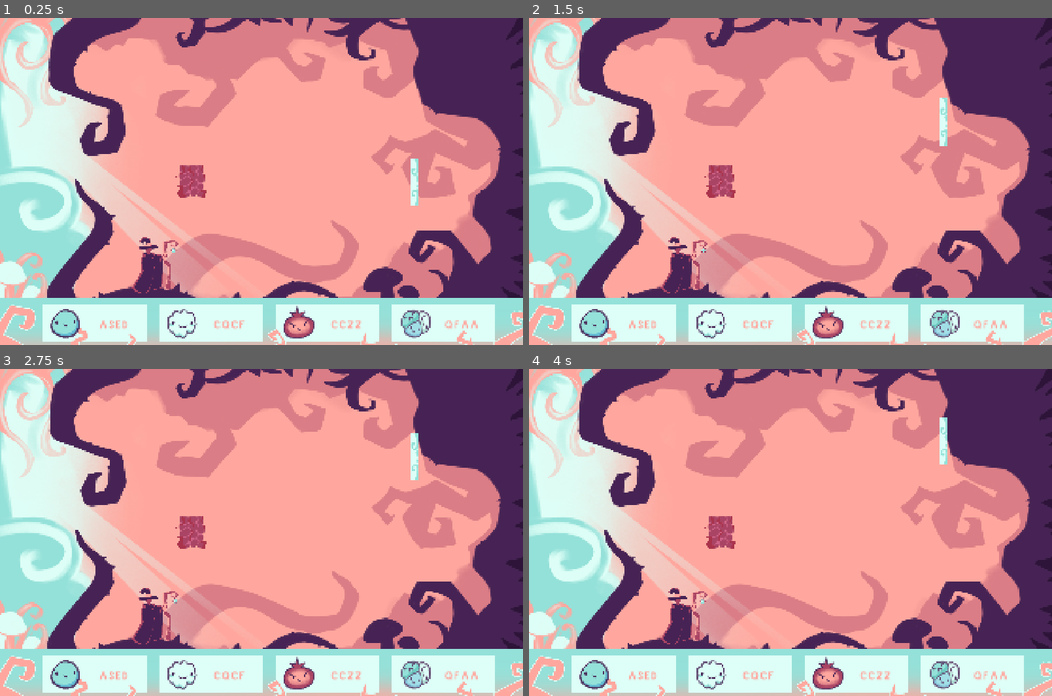
Above: before the commit, frames 1-4 (two rows, left to right).
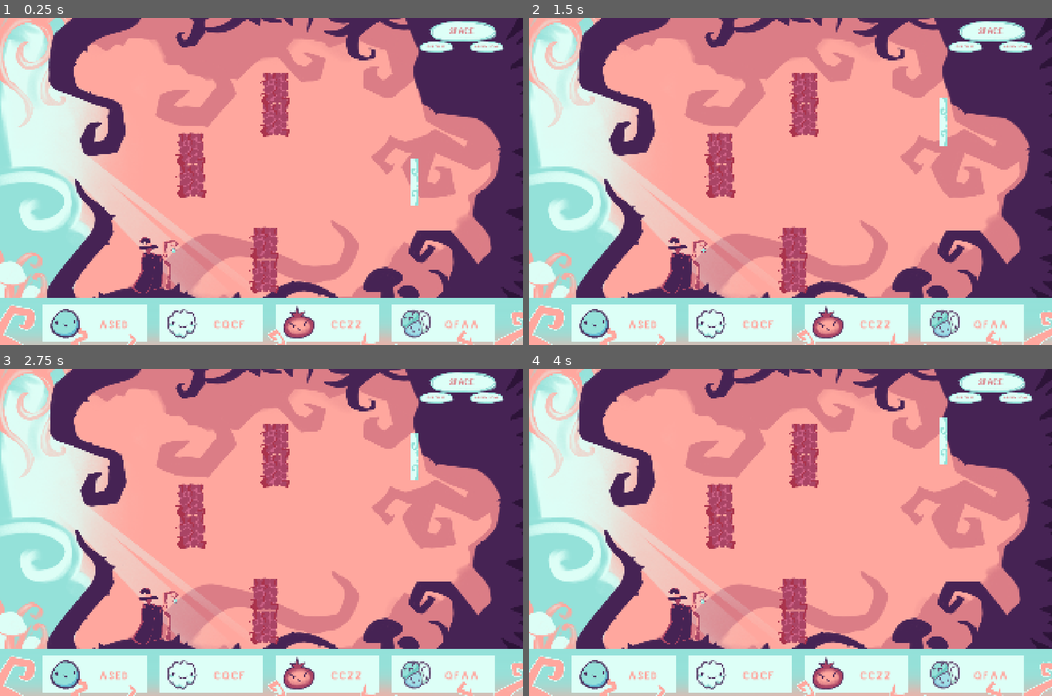
Above: after the commit, the same moments.

Repository: EmberDragons/Blobing
Game: Godot game, scene res://scenes/main.tscn
Two runs of this game, one before a commit and one after it. Both use one fixed random seed, a clock stepped at 60 frames per second and the inputs below. The engine's default icon, where the game draws it, is replaced by a stand-in: a white triangle on a blue panel in a dark square.
Inputs (mouse positions are in pixels of both pictures, inside the frame that each line leads up to):
- Up to frame 1 (0.25 s): no input
- Up to frame 2 (1.5 s): tap Enter at 0.5 s; move the mouse to (905, 165) at 0.52 s; hold Up (ui_up) 0.53-1.28 s; hold Space (activate) 0.53-1.28 s; click (905, 165) at 0.67 s; move the mouse to (685, 197) at 1.27 s; hold Down (ui_down) from 1.28 s (still down); tap Space (activate) at 1.35 s
- Up to frame 3 (2.75 s): tap Space (activate) at 2 s; move the mouse to (313, 460) at 2.02 s; release Down (ui_down) at 2.03 s; hold Up (ui_up) from 2.03 s (still down); hold Space (activate) from 2.03 s (still down)
- Up to frame 4 (4 s): move the mouse to (764, 597) at 2.77 s; release Space (activate) at 2.78 s; tap Space (activate) at 2.85 s; click (764, 597) at 2.92 s; move the mouse to (947, 581) at 3.52 s; release Up (ui_up) at 3.53 s; hold Down (ui_down) from 3.53 s (still down); hold Space (activate) from 3.53 s (still down)

The runs differ from the first frame. In frame 1, 3.3% of the frame differs, in the area x 33-97%, y 1-85%; in frame 2, 3.3%; in frame 3, 3.3%; in frame 4, 3.3%.

Commit message:
ihcewjkwkw

Diff:
--- a/new-game-project/project.godot
+++ b/new-game-project/project.godot
@@ -10,10 +10,10 @@
 
 [application]
 
-config/name="New Game Project"
+config/name="Magic Blobbing"
 run/main_scene="res://scenes/main.tscn"
 config/features=PackedStringArray("4.7", "GL Compatibility")
-config/icon="res://icon.svg"
+config/icon="uid://cofp81g2c36ao"
 
 [autoload]
 
--- /dev/null
+++ b/new-game-project/scenes/level_2.tscn
@@ -0,0 +1,226 @@
+[gd_scene format=3 uid="uid://caeme40hjakx7"]
+
+[ext_resource type="AudioStream" uid="uid://cx5cjp1pr2oqj" path="res://art/sound/blob.mp3" id="1_bv48q"]
+[ext_resource type="Texture2D" uid="uid://5v4sq37dqi8o" path="res://art/bg/IMG_6977.png" id="2_k22d5"]
+[ext_resource type="Script" uid="uid://d1ahccofte7rn" path="res://scripts/cam_sway.gd" id="3_k6a82"]
+[ext_resource type="Texture2D" uid="uid://dha6nta2bxt54" path="res://art/bg/IMG_6975.png" id="4_1sb0y"]
+[ext_resource type="Texture2D" uid="uid://bb7ll5i1qa6w0" path="res://art/bg/IMG_6976.png" id="5_vhnap"]
+[ext_resource type="PackedScene" uid="uid://c6vj7t8ep4uhc" path="res://gameObject/magician.tscn" id="6_vwfin"]
+[ext_resource type="PackedScene" uid="uid://dr1mq8ufymbhc" path="res://gameObject/blob type/big.tscn" id="7_63d2t"]
+[ext_resource type="PackedScene" uid="uid://bkbwhawm0cdv2" path="res://gameObject/blob type/fire.tscn" id="8_va6c3"]
+[ext_resource type="PackedScene" uid="uid://d4m0y0t8te6l4" path="res://gameObject/blob type/fluffy.tscn" id="9_pc3at"]
+[ext_resource type="PackedScene" uid="uid://bp4t7li86usdm" path="res://gameObject/blob type/gravity.tscn" id="10_bgibu"]
+[ext_resource type="PackedScene" uid="uid://np0npwj27ru4" path="res://gameObject/blob type/normal.tscn" id="11_73m23"]
+[ext_resource type="PackedScene" uid="uid://dolv2l0bo0731" path="res://gameObject/blob type/triple.tscn" id="12_45kkt"]
+[ext_resource type="PackedScene" uid="uid://dkh2s285bh32u" path="res://gameObject/player.tscn" id="13_taw0e"]
+[ext_resource type="PackedScene" uid="uid://bsbtpp84pdo2k" path="res://UI/ui.tscn" id="14_7egwj"]
+[ext_resource type="PackedScene" uid="uid://cv6634q6hcp7e" path="res://gameObject/kill_zone.tscn" id="15_nquw4"]
+[ext_resource type="PackedScene" uid="uid://crw4rmtamfyyy" path="res://gameObject/win_zone.tscn" id="16_3buw8"]
+[ext_resource type="PackedScene" uid="uid://clurwpaw7qc3t" path="res://gameObject/vines.tscn" id="17_vwjju"]
+[ext_resource type="Texture2D" uid="uid://gh1gmxmtkgt7" path="res://art/button.png" id="18_rur20"]
+[ext_resource type="FontFile" uid="uid://b0lct4a1cm3hn" path="res://fonts/MyCustomFont.ttf" id="19_srjk8"]
+
+[sub_resource type="WorldBoundaryShape2D" id="WorldBoundaryShape2D_kq4oe"]
+distance = -119.83571
+
+[sub_resource type="RectangleShape2D" id="RectangleShape2D_lfe4j"]
+size = Vector2(29.11737, 37.33292)
+
+[sub_resource type="WorldBoundaryShape2D" id="WorldBoundaryShape2D_a8y0u"]
+normal = Vector2(0, 1)
+
+[sub_resource type="RectangleShape2D" id="RectangleShape2D_hdlqr"]
+size = Vector2(97.5651, 22.468706)
+
+[sub_resource type="RectangleShape2D" id="RectangleShape2D_kq4oe"]
+size = Vector2(117, 451)
+
+[sub_resource type="LabelSettings" id="LabelSettings_kq4oe"]
+font = ExtResource("19_srjk8")
+font_size = 32
+font_color = Color(0.85882354, 0.49019608, 0.5254902, 1)
+
+[sub_resource type="LabelSettings" id="LabelSettings_lfe4j"]
+font = ExtResource("19_srjk8")
+font_size = 14
+font_color = Color(0.85882354, 0.49019608, 0.5254902, 1)
+
+[node name="scene2" type="Node2D" unique_id=1097035717]
+
+[node name="music" type="AudioStreamPlayer" parent="." unique_id=1960686319]
+volume_db = -4.0
+autoplay = true
+
+[node name="blob" type="AudioStreamPlayer" parent="." unique_id=1707155068]
+stream = ExtResource("1_bv48q")
+
+[node name="art" type="Node2D" parent="." unique_id=2034347029]
+position = Vector2(0, 18)
+
+[node name="bg" type="Sprite2D" parent="art" unique_id=1316790238]
+position = Vector2(0, -97)
+texture = ExtResource("2_k22d5")
+script = ExtResource("3_k6a82")
+
+[node name="bg2" type="Sprite2D" parent="art" unique_id=1819905164]
+position = Vector2(0, -97)
+texture = ExtResource("4_1sb0y")
+
+[node name="Sprite2D" type="Sprite2D" parent="art" unique_id=2137831404]
+position = Vector2(-5, -97)
+texture = ExtResource("5_vhnap")
+script = ExtResource("3_k6a82")
+
+[node name="magician" parent="." unique_id=1446377657 instance=ExtResource("6_vwfin")]
+position = Vector2(-387, 308)
+blobs_prefab = [ExtResource("7_63d2t"), ExtResource("8_va6c3"), ExtResource("9_pc3at"), ExtResource("10_bgibu"), ExtResource("11_73m23"), ExtResource("12_45kkt")]
+
+[node name="player" parent="." unique_id=1650298364 instance=ExtResource("13_taw0e")]
+position = Vector2(553, 0)
+
+[node name="cam" type="Camera2D" parent="." unique_id=2026114329]
+
+[node name="UI" parent="." unique_id=1098849353 node_paths=PackedStringArray("magician") instance=ExtResource("14_7egwj")]
+offset_left = -1.0
+offset_top = 34.0
+offset_right = 39.0
+offset_bottom = 74.0
+scale = Vector2(1.175, 1.175)
+magician = NodePath("../magician")
+metadata/_edit_use_anchors_ = true
+
+[node name="kill_zone" parent="." unique_id=1597284461 instance=ExtResource("15_nquw4")]
+visible = false
+position = Vector2(1093, -78)
+scale = Vector2(2.76, 8.519999)
+
+[node name="win_zone" parent="." unique_id=824333999 instance=ExtResource("16_3buw8")]
+visible = false
+position = Vector2(-869.00006, 2.9999695)
+scale = Vector2(2.372068, 4.636084)
+
+[node name="vines" parent="." unique_id=1567880060 instance=ExtResource("17_vwjju")]
+position = Vector2(-256, -3)
+
+[node name="collisions" type="Node" parent="." unique_id=871852606]
+
+[node name="StaticBody2D" type="StaticBody2D" parent="collisions" unique_id=331621359]
+position = Vector2(0, 18)
+
+[node name="CollisionShape2D2" type="CollisionShape2D" parent="collisions/StaticBody2D" unique_id=163506090]
+position = Vector2(0, -613)
+scale = Vector2(2.76, 8.519999)
+shape = SubResource("WorldBoundaryShape2D_kq4oe")
+
+[node name="StaticBody2D2" type="StaticBody2D" parent="collisions" unique_id=31795827]
+position = Vector2(-756, 164)
+
+[node name="CollisionShape2D2" type="CollisionShape2D" parent="collisions/StaticBody2D2" unique_id=1337887333]
+position = Vector2(163.00006, -718)
+rotation = 1.0931723
+scale = Vector2(2.76, 8.519999)
+shape = SubResource("RectangleShape2D_lfe4j")
+
+[node name="StaticBody2D4" type="StaticBody2D" parent="collisions" unique_id=1841317263]
+position = Vector2(-203, 11)
+
+[node name="CollisionShape2D2" type="CollisionShape2D" parent="collisions/StaticBody2D4" unique_id=756369535]
+position = Vector2(0, -613)
+scale = Vector2(2.76, 8.519999)
+shape = SubResource("WorldBoundaryShape2D_a8y0u")
+
+[node name="StaticBody2D5" type="StaticBody2D" parent="collisions" unique_id=26707539]
+position = Vector2(-150.00002, 53.000004)
+rotation = -1.0907229
+
+[node name="CollisionShape2D2" type="CollisionShape2D" parent="collisions/StaticBody2D5" unique_id=198050400]
+position = Vector2(163.00006, -718)
+rotation = 1.0931723
+scale = Vector2(2.76, 8.519999)
+shape = SubResource("RectangleShape2D_lfe4j")
+
+[node name="StaticBody2D6" type="StaticBody2D" parent="collisions" unique_id=1345733326]
+position = Vector2(-81.000015, 300)
+rotation = -1.0907229
+
+[node name="CollisionShape2D2" type="CollisionShape2D" parent="collisions/StaticBody2D6" unique_id=1541770656]
+position = Vector2(220.59436, -728.9457)
+rotation = 1.6014814
+scale = Vector2(2.76, 8.520001)
+shape = SubResource("RectangleShape2D_hdlqr")
+
+[node name="StaticBody2D3" type="StaticBody2D" parent="collisions" unique_id=658535363]
+position = Vector2(-756, 164)
+
+[node name="CollisionShape2D" type="CollisionShape2D" parent="collisions/StaticBody2D3" unique_id=972281309]
+position = Vector2(143.5, 170.5)
+shape = SubResource("RectangleShape2D_kq4oe")
+
+[node name="vines3" parent="." unique_id=1517242358 instance=ExtResource("17_vwjju")]
+position = Vector2(-259, -121)
+
+[node name="vines4" parent="." unique_id=1776180932 instance=ExtResource("17_vwjju")]
+position = Vector2(11, 347)
+
+[node name="vines5" parent="." unique_id=1574762746 instance=ExtResource("17_vwjju")]
+position = Vector2(13, 225)
+
+[node name="vines2" parent="." unique_id=1250449310 instance=ExtResource("17_vwjju")]
+position = Vector2(50, -228)
+
+[node name="vines6" parent="." unique_id=280422080 instance=ExtResource("17_vwjju")]
+position = Vector2(52, -343)
+
+[node name="Control" type="Control" parent="." unique_id=1044547857]
+layout_mode = 3
+anchors_preset = 1
+anchor_left = 1.0
+anchor_right = 1.0
+offset_left = 953.0
+offset_top = -590.0
+offset_right = 953.0
+offset_bottom = -590.0
+grow_horizontal = 0
+metadata/_edit_use_anchors_ = true
+
+[node name="Sprite2D" type="Sprite2D" parent="Control" unique_id=827218413]
+position = Vector2(-214, -56)
+scale = Vector2(0.5, 0.5)
+texture = ExtResource("18_rur20")
+
+[node name="Label" type="Label" parent="Control" unique_id=805498421]
+layout_mode = 0
+offset_left = -264.0
+offset_top = 17.0
+offset_right = -154.0
+offset_bottom = 61.0
+text = "SPACE"
+label_settings = SubResource("LabelSettings_kq4oe")
+
+[node name="Sprite2D2" type="Sprite2D" parent="Control" unique_id=298988809]
+position = Vector2(-311, 48)
+scale = Vector2(0.25, 0.25)
+texture = ExtResource("18_rur20")
+
+[node name="Label2" type="Label" parent="Control" unique_id=982642063]
+layout_mode = 0
+offset_left = -347.0
+offset_top = 86.0
+offset_right = -237.0
+offset_bottom = 130.0
+text = "ARROW UP"
+label_settings = SubResource("LabelSettings_lfe4j")
+
+[node name="Sprite2D3" type="Sprite2D" parent="Control" unique_id=1193930951]
+position = Vector2(-127, 48)
+scale = Vector2(0.25, 0.25)
+texture = ExtResource("18_rur20")
+
+[node name="Label3" type="Label" parent="Control" unique_id=460098104]
+layout_mode = 0
+offset_left = -172.0
+offset_top = 86.0
+offset_right = -62.0
+offset_bottom = 130.0
+text = "ARROW DOWN"
+label_settings = SubResource("LabelSettings_lfe4j")
--- a/new-game-project/scenes/main.tscn
+++ b/new-game-project/scenes/main.tscn
@@ -17,6 +17,8 @@
 [ext_resource type="Script" uid="uid://d1ahccofte7rn" path="res://scripts/cam_sway.gd" id="12_jkv2x"]
 [ext_resource type="PackedScene" uid="uid://crw4rmtamfyyy" path="res://gameObject/win_zone.tscn" id="14_jbj1t"]
 [ext_resource type="PackedScene" uid="uid://clurwpaw7qc3t" path="res://gameObject/vines.tscn" id="17_muem4"]
+[ext_resource type="Texture2D" uid="uid://gh1gmxmtkgt7" path="res://art/button.png" id="18_0ld40"]
+[ext_resource type="FontFile" uid="uid://b0lct4a1cm3hn" path="res://fonts/MyCustomFont.ttf" id="19_gqmmt"]
 
 [sub_resource type="WorldBoundaryShape2D" id="WorldBoundaryShape2D_kq4oe"]
 distance = -119.83571
@@ -32,6 +34,16 @@
 
 [sub_resource type="RectangleShape2D" id="RectangleShape2D_kq4oe"]
 size = Vector2(117, 451)
+
+[sub_resource type="LabelSettings" id="LabelSettings_kq4oe"]
+font = ExtResource("19_gqmmt")
+font_size = 32
+font_color = Color(0.85882354, 0.49019608, 0.5254902, 1)
+
+[sub_resource type="LabelSettings" id="LabelSettings_lfe4j"]
+font = ExtResource("19_gqmmt")
+font_size = 14
+font_color = Color(0.85882354, 0.49019608, 0.5254902, 1)
 
 [node name="scene" type="Node2D" unique_id=1097035717]
 
@@ -142,3 +154,71 @@
 [node name="CollisionShape2D" type="CollisionShape2D" parent="collisions/StaticBody2D3" unique_id=972281309]
 position = Vector2(143.5, 170.5)
 shape = SubResource("RectangleShape2D_kq4oe")
+
+[node name="vines3" parent="." unique_id=1517242358 instance=ExtResource("17_muem4")]
+position = Vector2(-259, -121)
+
+[node name="vines4" parent="." unique_id=1776180932 instance=ExtResource("17_muem4")]
+position = Vector2(11, 347)
+
+[node name="vines5" parent="." unique_id=1574762746 instance=ExtResource("17_muem4")]
+position = Vector2(13, 225)
+
+[node name="vines2" parent="." unique_id=1250449310 instance=ExtResource("17_muem4")]
+position = Vector2(50, -228)
+
+[node name="vines6" parent="." unique_id=280422080 instance=ExtResource("17_muem4")]
+position = Vector2(52, -343)
+
+[node name="Control" type="Control" parent="." unique_id=1044547857]
+layout_mode = 3
+anchors_preset = 1
+anchor_left = 1.0
+anchor_right = 1.0
+offset_left = 953.0
+offset_top = -590.0
+offset_right = 953.0
+offset_bottom = -590.0
+grow_horizontal = 0
+
+[node name="Sprite2D" type="Sprite2D" parent="Control" unique_id=827218413]
+position = Vector2(-214, -56)
+scale = Vector2(0.5, 0.5)
+texture = ExtResource("18_0ld40")
+
+[node name="Label" type="Label" parent="Control" unique_id=805498421]
+layout_mode = 0
+offset_left = -264.0
+offset_top = 17.0
+offset_right = -154.0
+offset_bottom = 61.0
+text = "SPACE"
+label_settings = SubResource("LabelSettings_kq4oe")
+
+[node name="Sprite2D2" type="Sprite2D" parent="Control" unique_id=298988809]
+position = Vector2(-311, 48)
+scale = Vector2(0.25, 0.25)
+texture = ExtResource("18_0ld40")
+
+[node name="Label2" type="Label" parent="Control" unique_id=982642063]
+layout_mode = 0
+offset_left = -347.0
+offset_top = 86.0
+offset_right = -237.0
+offset_bottom = 130.0
+text = "ARROW UP"
+label_settings = SubResource("LabelSettings_lfe4j")
+
+[node name="Sprite2D3" type="Sprite2D" parent="Control" unique_id=1193930951]
+position = Vector2(-127, 48)
+scale = Vector2(0.25, 0.25)
+texture = ExtResource("18_0ld40")
+
+[node name="Label3" type="Label" parent="Control" unique_id=460098104]
+layout_mode = 0
+offset_left = -172.0
+offset_top = 86.0
+offset_right = -62.0
+offset_bottom = 130.0
+text = "ARROW DOWN"
+label_settings = SubResource("LabelSettings_lfe4j")
Binary file added: new-game-project/art/button.png
Not shown, added: new-game-project/art/button.png.import
Binary file added: new-game-project/icon.png
Not shown, added: new-game-project/icon.png.import
